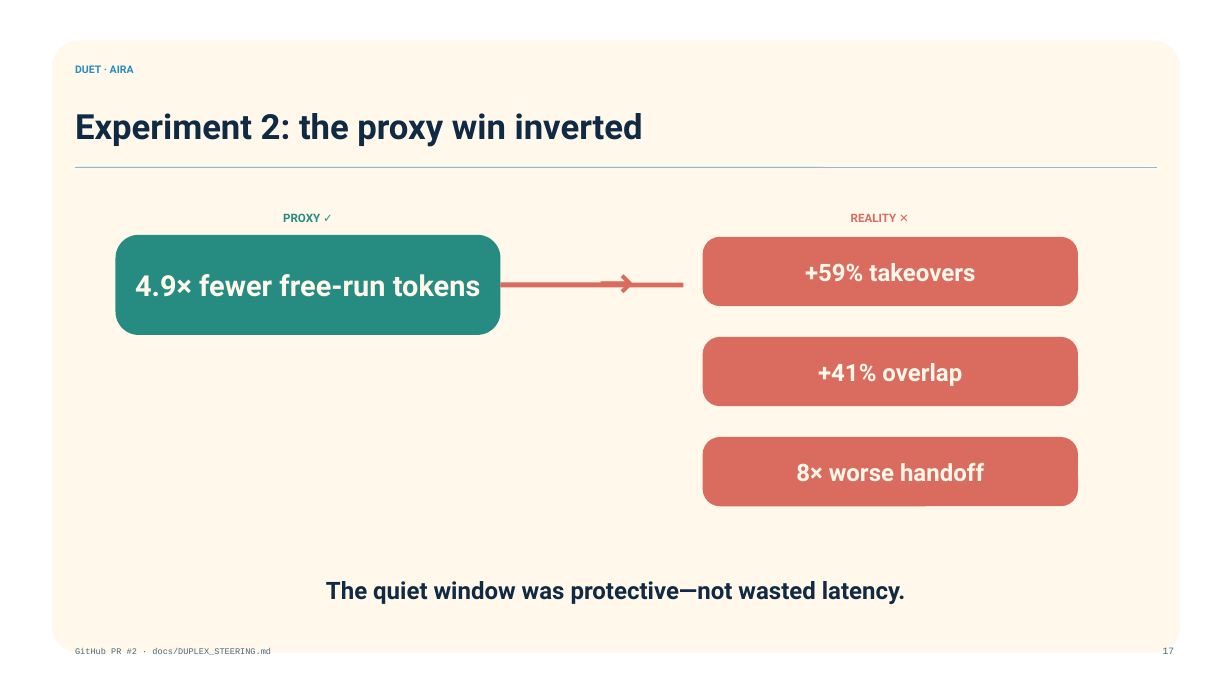
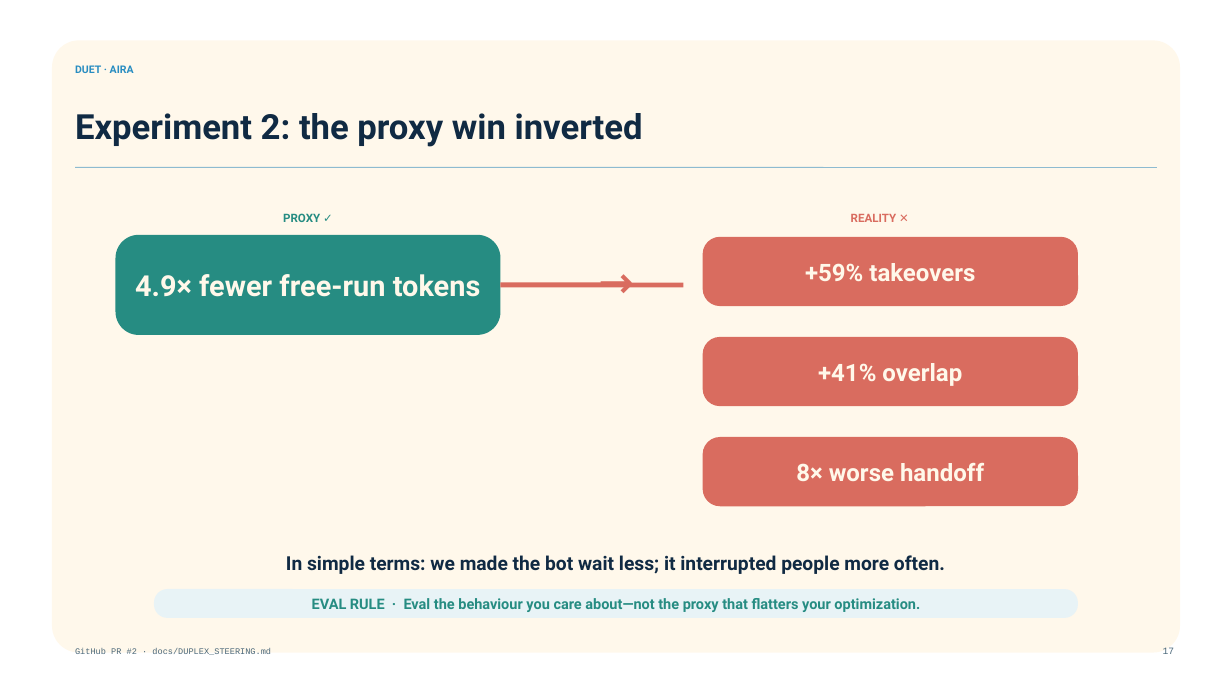
Before and after one commit to mssharatchandra/duet, a slide deck: slide 17 of docs/talk/Duet_Aira_Voice_AI_Tech_Talk_2026-08-25.pptx. Drawn at 1232x693 pixels with LibreOffice and Linux fonts; fonts in the diff are those of the drawing; background and template pictures are left out. Boxes give left, top, right and bottom in pixels: in the first picture for what was removed or moved away, otherwise in the second. Text is boxed around its words. In the diff, an @@ line names an element or a change of style, - is before the commit and + after.

```diff
--- a/docs/talk/Duet_Aira_Voice_AI_Tech_Talk_2026-08-25.pptx
+++ b/docs/talk/Duet_Aira_Voice_AI_Tech_Talk_2026-08-25.pptx
@@ text at (286,555,945,574): text changed; size 18.8 to 15 pt @@
-The quiet window was protective—not wasted latency.
+In simple terms: we made the bot wait less; it interrupted people more often.
@@ rounded rectangle added at (154,590,1079,618), fill #E8F3F6, 11.2 pt, text #268C82, bold @@
+EVAL RULE · Eval the behaviour you care about—not the proxy that flatters your optimization.
```
Also in this commit, not shown: 2 other files.
